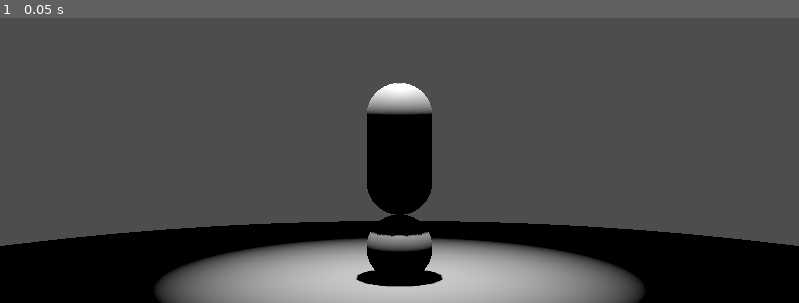
Above: before the commit, frame 1.
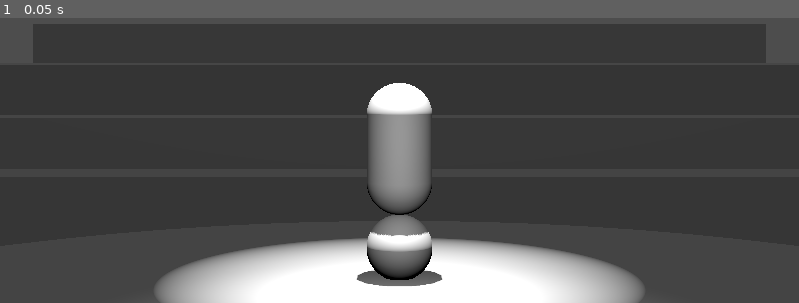
Above: after the commit, the same moment.

Repository: joseph-wardle/cute-clown-simulator
Game: Godot game, scene res://levels/stage/stage.tscn
Two runs of this game, one before a commit and one after it. Both use one fixed random seed, a clock stepped at 60 frames per second and the inputs below.
Inputs:
- Up to frame 1 (0.05 s): no input

The runs differ from the first frame. In frame 1, 46% of the frame differs, in the area x 0-100%, y 16-100%.

Commit message:
added bleachers & changed lights

Diff:
--- a/levels/stage/stage.tscn
+++ b/levels/stage/stage.tscn
@@ -7,9 +7,12 @@
 bottom_radius = 10.0
 height = 0.1
 
+[sub_resource type="BoxMesh" id="BoxMesh_dkf10"]
+size = Vector3(30, 2, 2)
+
 [node name="Stage" type="Node3D"]
 
-[node name="MeshInstance3D" type="MeshInstance3D" parent="."]
+[node name="platform" type="MeshInstance3D" parent="."]
 transform = Transform3D(1, 0, 0, 0, 1, 0, 0, 0, 1, 0, 0, 4.27118)
 mesh = SubResource("CylinderMesh_3r3al")
 
@@ -26,3 +29,27 @@
 shadow_enabled = true
 spot_range = 15.0
 spot_angle = 20.0
+
+[node name="1stbleacher" type="MeshInstance3D" parent="."]
+transform = Transform3D(1, 0, 0, 0, 1, 0, 0, 0, 1, 0, -0.431869, -10.7632)
+mesh = SubResource("BoxMesh_dkf10")
+
+[node name="2ndbleacher" type="MeshInstance3D" parent="."]
+transform = Transform3D(1, 0, 0, 0, 1, 0, 0, 0, 1, 0, 0.868036, -15.4687)
+mesh = SubResource("BoxMesh_dkf10")
+
+[node name="3rdbleacher" type="MeshInstance3D" parent="."]
+transform = Transform3D(1, 0, 0, 0, 0.99844, -0.0558389, 0, 0.0558389, 0.99844, 0, 2.60173, -20.1908)
+mesh = SubResource("BoxMesh_dkf10")
+
+[node name="3rdbleacher2" type="MeshInstance3D" parent="."]
+transform = Transform3D(1, 0, 0, 0, 1, 0, 0, 0, 1, 0, 4.28721, -25.5838)
+mesh = SubResource("BoxMesh_dkf10")
+
+[node name="OmniLight3D" type="OmniLight3D" parent="."]
+transform = Transform3D(1, 0, 0, 0, 1, 0, 0, 0, 1, 0, 2.1856, 3.13915)
+light_energy = 2.664
+
+[node name="DirectionalLight3D" type="DirectionalLight3D" parent="."]
+transform = Transform3D(1, 0, 0, 0, 0.541019, 0.841011, 0, -0.841011, 0.541019, 0, 4.99417, 8.27294)
+light_energy = 0.232
Not shown: 1 places in levels/stage/stage.tscn that only renumber resources
